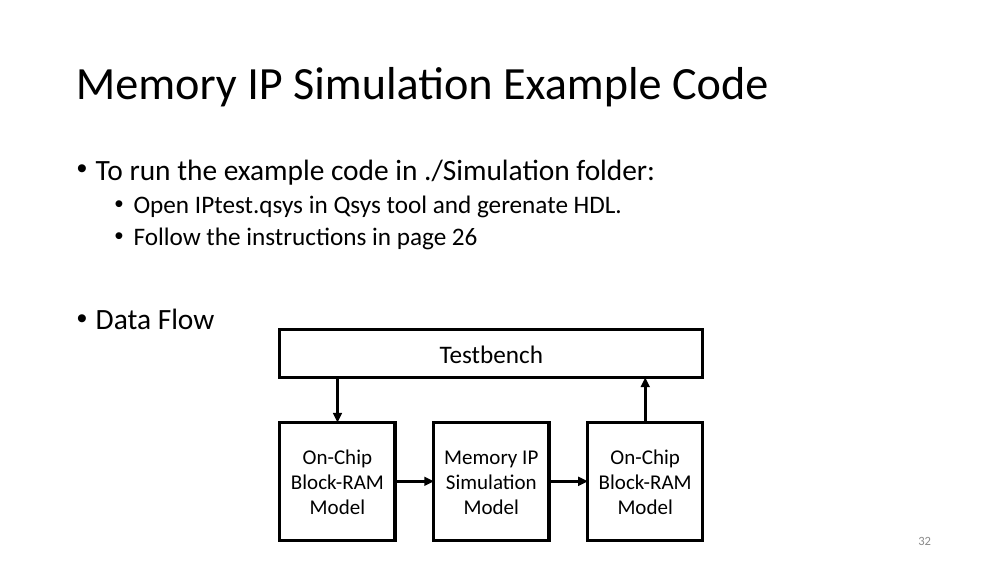
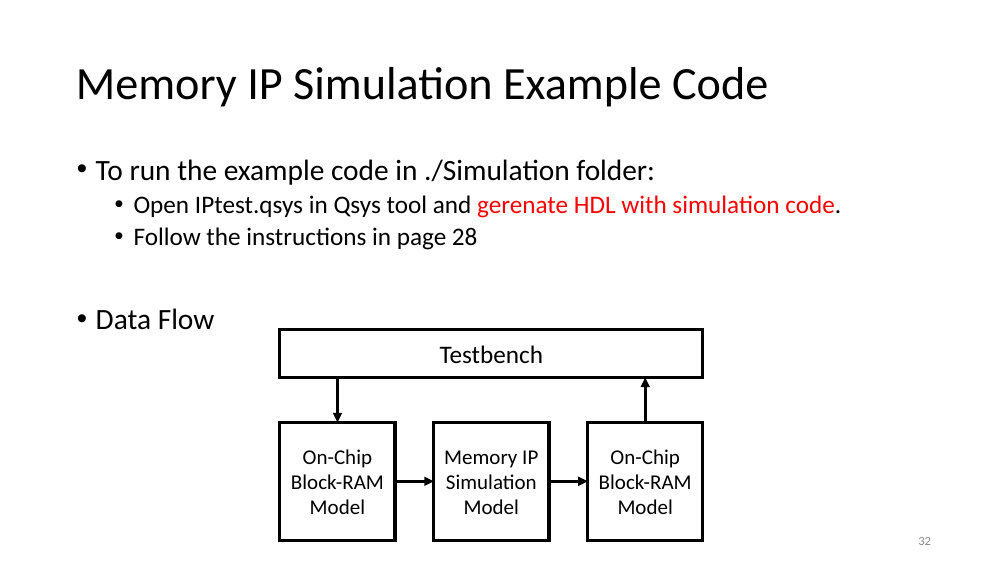
Before and after one commit to jelly99709/FPGA-DRAM-Tutorial, a slide deck: slide 32 of FPGA_DRAM_Tutorial.pptx. Drawn at 1008x567 pixels with LibreOffice and Linux fonts; fonts in the diff are those of the drawing. Boxes give left, top, right and bottom in pixels: in the first picture for what was removed or moved away, otherwise in the second. Text is boxed around its words. In the diff, an @@ line names an element or a change of style, - is before the commit and + after.

```diff
--- a/FPGA_DRAM_Tutorial.pptx
+++ b/FPGA_DRAM_Tutorial.pptx
@@ text at box(134, 195, 841, 250): text changed @@
-  • Open IPtest.qsys in Qsys tool and gerenate HDL.
-  • Follow the instructions in page 26
+  • Open IPtest.qsys in Qsys tool and gerenate HDL with simulation code.
+  • Follow the instructions in page 28
```
